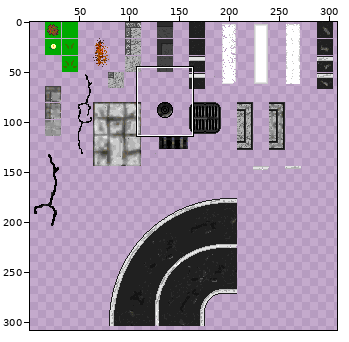
A sprite sheet gets an edit: Assets/Graph/images/sol_urbain.png. The picture above shows the old version from afar; the outline marks the close-up.
Close-up. Before:
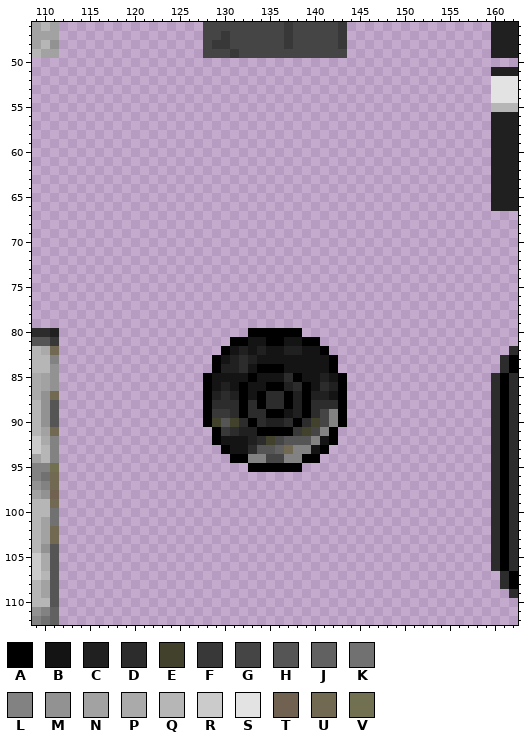
The file is 320x320 pixels. Colours within 5 levels of each other are drawn and written as one. Shown: x 109..162, y 46..112. The wide view leaves out empty margins. The commit also changed other parts of the picture, which this record leaves out.
Palette (. is transparent): A #000000  B #141414  C #202020  D #2c2c2c  E #41412c  F #383838  G #454545  H #555555  J #616161  K #717171  L #828282  M #929292  N #a2a2a2  P #aaaaaa  Q #b6b6b6  R #cbcbcb  S #e3e3e3  T #716151  U #716951  V #717151
Pixels before (only the part around the change), first column x 109:
 46 NQN................GGGGGGGGGFGGGGGF................CCC
 47 NNN................GGFGGGGGGFGGGGGF................CCC
 48 NQM................GFFGGGGGGFGGGGGF................CCC
 49 QNN................GGGFGGGGGGGGGGGG................CCC
 50 ......................................................
 51 ...................................................CCC
 52 ...................................................SSS
 53 ...................................................SSS
 54 ...................................................SSS
 55 ...................................................QQQ
 56 ...................................................CCC
 57 ...................................................CCC
 58 ...................................................CCC
 59 ...................................................CCC
 60 ...................................................CCC
 61 ...................................................CCC
 62 ...................................................CCC
 63 ...................................................CCC
 64 ...................................................CCC
 65 ...................................................CCC
 66 ...................................................CCC
 67 ......................................................
 68 ......................................................
 69 ......................................................
 70 ......................................................
 71 ......................................................
 72 ......................................................
 73 ......................................................
 74 ......................................................
 75 ......................................................
 76 ......................................................
 77 ......................................................
 78 ......................................................
 79 ......................................................
 80 DDC.....................AAAAAA........................
 81 HHF...................AABBAABBAA......................
 82 QPU..................ABCBCBBCCBBA....................D
 83 QQL.................ABCDCBBBBBBBBA..................DA
 84 QQM.................ACCDBAAABBBBBA..................DA
 85 PNM................ABBBBABBBDABBCBA................DAD
 86 PNM................ABCBABBAACDABDCA................DAD
 87 PMU................ACDCABADDACACCBA................DAD
 88 QMH................ADDDADADDACADDDA................DAD
 89 QMH................AFFDADDAABCADGLA................DAD
 90 QMH................AEHEDADCCDADEGLA................DAD
 91 QNU.................AFDCCAAAAFEGLA.................DAD
 92 RPL.................ABBBCDEGHHHLBA.................DAD
 93 RQL..................ABBDHHJULLBA..................DAD
 94 NQL...................AALLGGLLAA...................DAD
 95 LLV.....................AAAAAA.....................DAD
 96 LKU................................................DAD
 97 MLU................................................DAD
 98 NMT................................................DAD
 99 QQU................................................DAD
100 QQK................................................DAD
101 QNK................................................DAD
102 QNU................................................DAD
103 QNU................................................DAD
104 QMH................................................DAD
105 RPH................................................DAD
106 RPH................................................DAD
107 RQH.................................................DA
108 QNH.................................................DA
109 QNH..................................................D
110 QQH...................................................
111 MLJ...................................................
112 LKJ...................................................
The result:
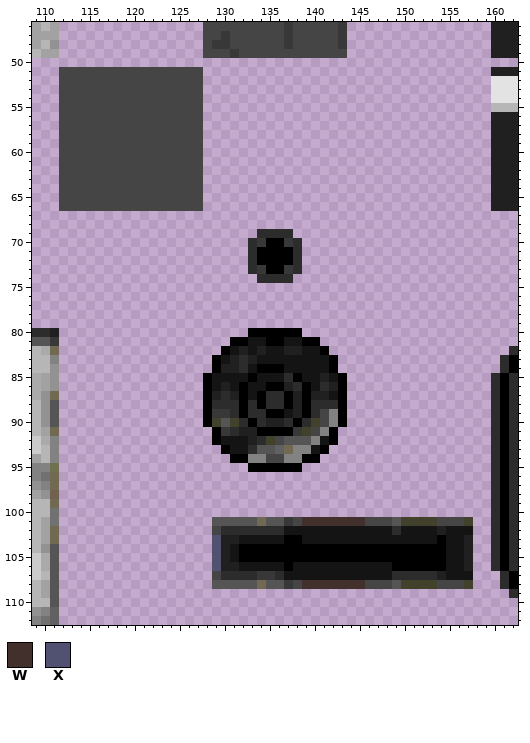
Colours new in this view: W #41302c  X #515171
The exact change:
Changed rows in their new state; - is an unchanged pixel.
first column x 112:
 51 GGGGGGGGGGGGGGGG-----------
 52 GGGGGGGGGGGGGGGG-----------
 53 GGGGGGGGGGGGGGGG-----------
 54 GGGGGGGGGGGGGGGG-----------
 55 GGGGGGGGGGGGGGGG-----------
 56 GGGGGGGGGGGGGGGG-----------
 57 GGGGGGGGGGGGGGGG-----------
 58 GGGGGGGGGGGGGGGG-----------
 59 GGGGGGGGGGGGGGGG-----------
 60 GGGGGGGGGGGGGGGG-----------
 61 GGGGGGGGGGGGGGGG-----------
 62 GGGGGGGGGGGGGGGG-----------
 63 GGGGGGGGGGGGGGGG-----------
 64 GGGGGGGGGGGGGGGG-----------
 65 GGGGGGGGGGGGGGGG-----------
 66 GGGGGGGGGGGGGGGG-----------
 69 ----------------------DDDD-
 70 ---------------------DFAAFD
 71 ---------------------DAAAAD
 72 ---------------------DAAAAD
 73 ---------------------DFAAFD
 74 ----------------------DDDD-
first column x 129:
101 HHHHHUHHFGWWWWWWWGGGHEEEEGGGE
102 GDDDDDDDBBBBBBBBBBBBDBBBBCBBB
103 XCCBBBBBAABBBBBBBBBBBBBBBABBC
104 XCBAAAAAAAAAAAAAAAAAAAAAAABBC
105 XCBAAAAAAAAAAAAAAAAAAAAAAABBC
106 XCCBBBBBABBBBBBBBBBBAAAAAABBC
107 GDDDDFFDBBBBBBBBBBBBDDDDDCBBB
108 HHHHHUHHFGWWWWWWWGGGHEEEEGGGE
Pixel boxes of the changes (left, top, right, bottom) in both close-ups:
added: (59, 67, 203, 211)
added: (248, 229, 302, 283)
added: (212, 517, 473, 589)
